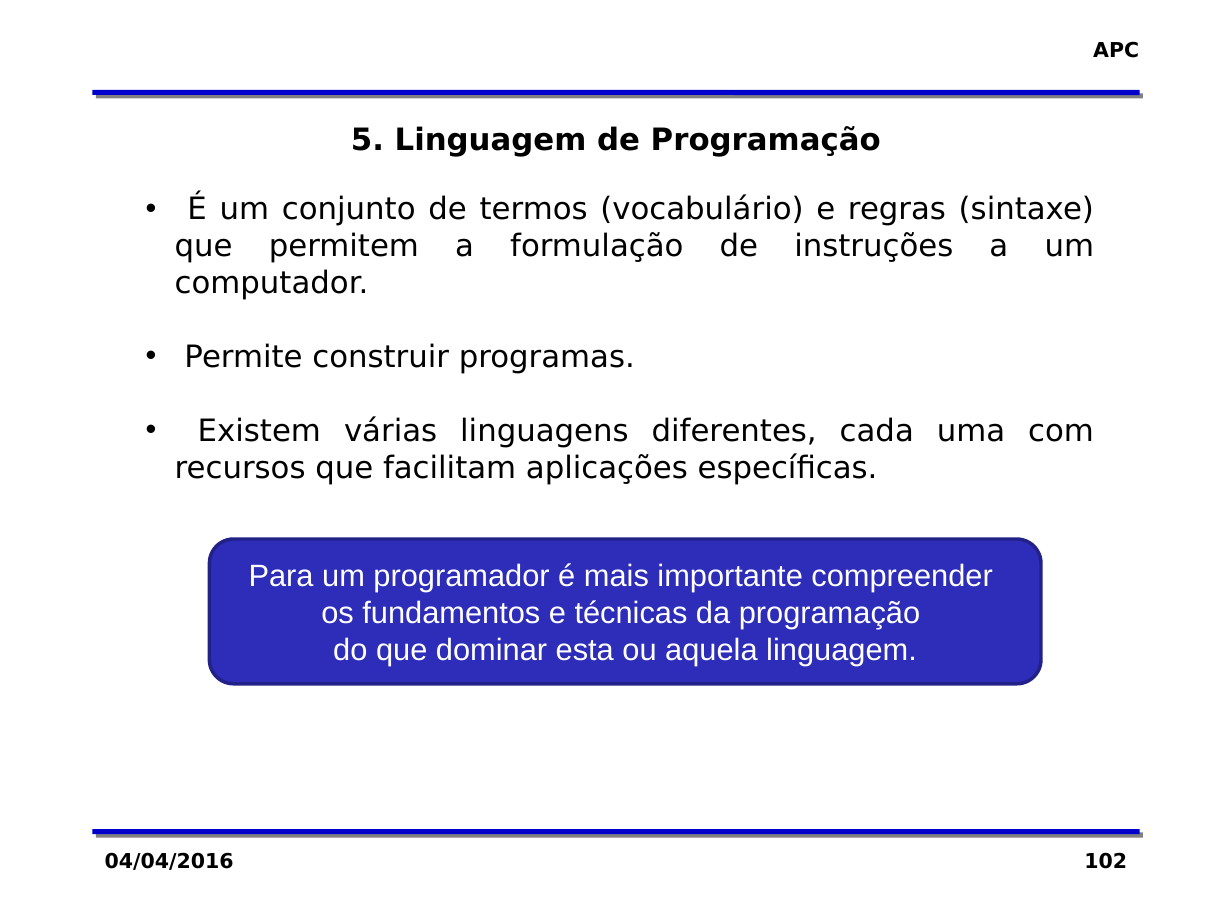
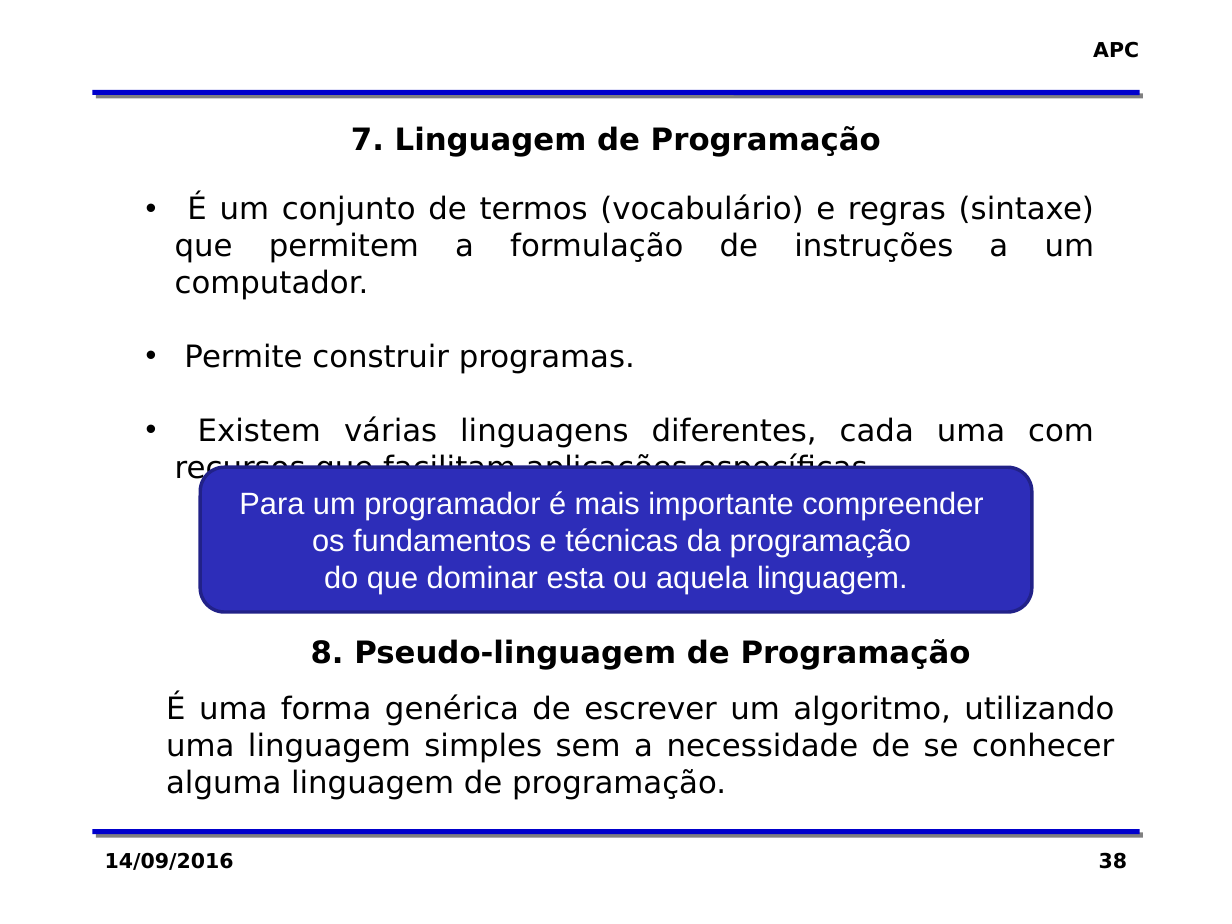
Before and after one commit to zaghetto/Algoritmos, a slide deck: slide 38 of MÓDULOS DE AULA/Módulo 02 - Organização Básica de um Computador.pptx (slide 102 before the commit). Drawn at 1232x924 pixels with LibreOffice and Linux fonts; fonts in the diff are those of the drawing; background and template pictures are left out. Boxes give left, top, right and bottom in pixels: in the first picture for what was removed or moved away, otherwise in the second. Text is boxed around its words. In the diff, an @@ line names an element or a change of style, - is before the commit and + after.

```diff
--- a/MÓDULOS DE AULA/Módulo 02 - Organização Básica de um Computador.pptx
+++ b/MÓDULOS DE AULA/Módulo 02 - Organização Básica de um Computador.pptx
@@ text at [351, 126, 881, 157]: text changed @@
-5. Linguagem de Programação
+7. Linguagem de Programação
@@ rounded rectangle "Para um programador é mais ...": place and size @@
-rounded rectangle "Para um programador é mais ..." at [209, 540, 1041, 685]
+rounded rectangle "Para um programador é mais ..." at [200, 467, 1031, 612]
@@ text added at [166, 639, 1114, 800], 18 pt, text #000000 @@
+8. Pseudo-linguagem de Programação
+É uma forma genérica de escrever um algoritmo, utilizando uma linguagem simples sem a necessidade de se conhecer alguma linguagem de programação.
@@ text at [105, 852, 234, 870]: text changed @@
-04/04/2016
+14/09/2016
@@ page number at [1099, 852, 1127, 869]: text changed @@
-102
+38
```
Also in this commit, not shown: 38 other slides changed, 68 slides removed, 35 other files.
